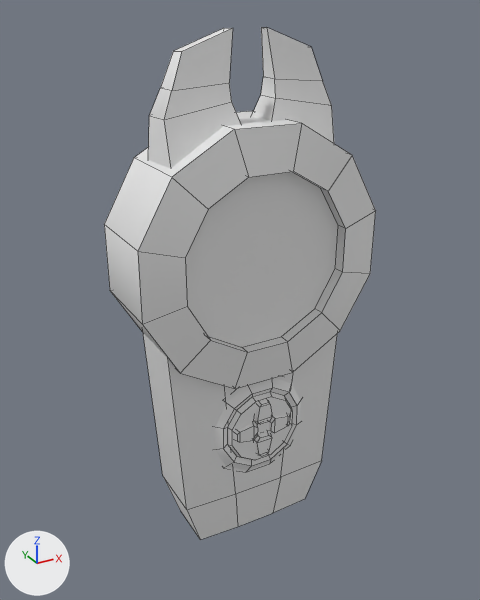
An edit to the Blender file SS5R-Source/Assets/Models.blend, drawn before and after from the same camera.
Both versions are drawn from a 50 mm lens placed at (-0.126, -0.23, 0.159), pointed at (0.001, 0.003, 0.042). The lights are fixed; the arrows at lower left show +X, +Y and +Z. Mesh edges are drawn as thin lines.

In view in the first picture: 'Multitool'.
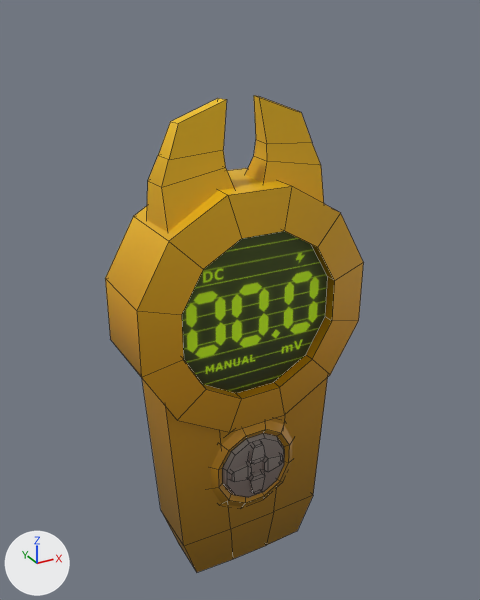
Where the newer file only moved an object's origin or applied its transform, the numbers keep the older frame.

Edits to the bpy script that builds the scene:
```text
Add img_multitooldisplay_png:
    img_multitooldisplay_png = load_image('MultiToolDisplay.png', 'Objects/Tools/MultiToolDisplay.png', 256, 256, 'sRGB')
Add mat_multitooldisplay_png:
    mat_multitooldisplay_png = principled_material('MultiToolDisplay.png')
    mat_multitooldisplay_png.texture = img_multitooldisplay_png
Change me_circle_003:
    used by ob_multitool; location = (0.0, 0.0, 0.0)
    remove me_circle_003.from_pydata(...)  # 216 vertices, 185 faces; spans x -0.052..0.052, y -0.024..0.015, z -0.065..0.152
    add me_circle_003.from_pydata(...)  # 216 vertices, 184 faces; spans x -0.052..0.052, y -0.019..0.02, z -0.089..0.128
    me_circle_003 part 1: the loose piece of 24 vertices spanning x -0.042..0.042, y -0.018..0.01, z -0.065..0.041 is moved by (0.0, 0.005, -0.025), in mat_tool_png (picture img_tool_png)
    me_circle_003 part 2: the loose piece of 16 vertices spanning x 0.005..0.037, y -0.015..0.009, z 0.097..0.152 is moved by (0.0, 0.005, -0.025), in mat_tool_png (picture img_tool_png)
    me_circle_003 part 3: the loose piece of 16 vertices spanning x -0.037..-0.005, y -0.017..0.007, z 0.097..0.152 is moved by (0.0, 0.005, -0.025), in mat_tool_png (picture img_tool_png)
    me_circle_003 part 4: the loose piece of 48 vertices spanning x -0.024..0.024, y -0.021..-0.016, z -0.033..0.014 is moved by (0.0, 0.005, -0.025), in mat_tool_png (picture img_tool_png)
    me_circle_003 part 5: the loose piece of 16 vertices spanning x -0.005..0.005, y -0.022..-0.02, z -0.007..0.005 is moved by (0.0, 0.005, -0.025), in mat_tool_png (picture img_tool_png)
    me_circle_003 part 6: the loose piece of 16 vertices spanning x 0.003..0.014, y -0.022..-0.019, z -0.014..-0.005 is moved by (0.0, 0.005, -0.025), in mat_tool_png (picture img_tool_png)
    me_circle_003 part 7: the loose piece of 16 vertices spanning x -0.004..0.005, y -0.022..-0.02, z -0.024..-0.012 is moved by (0.0, 0.005, -0.025), in mat_tool_png (picture img_tool_png)
    me_circle_003 part 8: the loose piece of 16 vertices spanning x -0.014..-0.003, y -0.022..-0.019, z -0.014..-0.005 is moved by (0.0, 0.005, -0.025), in mat_tool_png (picture img_tool_png)
    me_circle_003 part 9: the loose piece of 48 vertices spanning x -0.052..0.052, y -0.024..0.015, z 0.015..0.12 is rebuilt with 48 vertices and now spans x -0.052..0.052, y -0.019..0.02, z -0.01..0.095, in mat_tool_png (picture img_tool_png)
    add me_circle_003.materials.append(mat_tool_png)  # picture img_tool_png
Add me_circle_004:
    me_circle_004.from_pydata(...)  # 12 vertices, 1 face; spans x -0.0374..0.0374, y 0.0054..0.0802, z 0.0133..0.0135
    me_circle_004.polygons.foreach_set('use_smooth', [True] * 1)
    me_circle_004.materials.append(mat_multitooldisplay_png)  # picture img_multitooldisplay_png
Add ob_multitool_001:
    ob_multitool_001 = bpy.data.objects.new('Multitool.001', me_circle_004)
    ob_multitool_001.location = (0.0, 0.0, 0.0)
    ob_multitool_001.rotation_euler = (1.571, 0.0, 0.0)  # degrees (90, 0, 0)
    _m = ob_multitool_001.modifiers.new('EdgeSplit', 'EDGE_SPLIT')
    _m.split_angle = 0.911
```

Where the change shows, as pixel boxes [x1, y1, x2, y2] in the pictures (480 x 600 px; the box of a moved part takes in the faces that stretch with it):
'Multitool', reshaped (7% shorter)
    before: [104, 27, 376, 540]
    after: [105, 95, 364, 572]
'Multitool.001', added (green)
    after: [182, 231, 328, 393]
part 1 of me_circle_003, moved or reshaped
    before: [143, 333, 337, 540]
    after: [142, 377, 328, 572]
part 2 of me_circle_003, moved or reshaped
    before: [252, 27, 334, 143]
    after: [246, 95, 324, 203]
part 3 of me_circle_003, moved or reshaped
    before: [148, 28, 241, 168]
    after: [147, 98, 234, 232]
part 4 of me_circle_003, moved or reshaped
    before: [215, 377, 301, 471]
    after: [211, 420, 293, 507]
part 5 of me_circle_003, moved or reshaped
    before: [255, 400, 272, 424]
    after: [249, 442, 265, 464]
part 6 of me_circle_003, moved or reshaped
    before: [269, 415, 290, 433]
    after: [262, 454, 283, 472]
part 7 of me_circle_003, moved or reshaped
    before: [255, 433, 272, 456]
    after: [249, 472, 265, 494]
part 8 of me_circle_003, moved or reshaped
    before: [235, 423, 258, 442]
    after: [230, 463, 251, 482]
part 9 of me_circle_003, rebuilt
    before: [104, 111, 376, 389]
    after: [105, 168, 364, 432]
